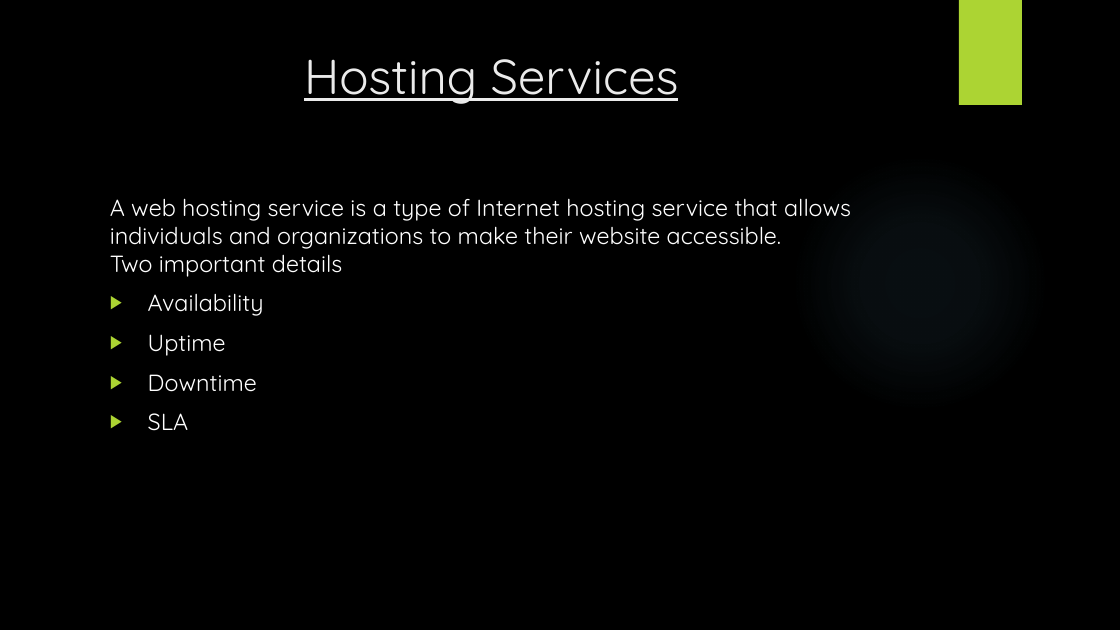
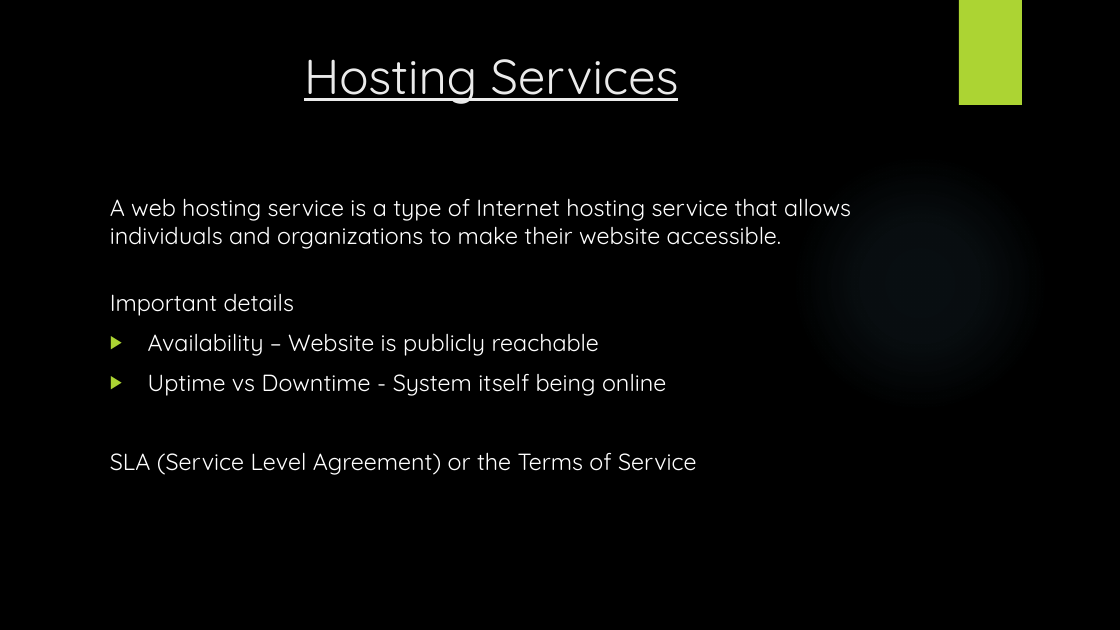
Before and after one commit to SAIT-OOSD-Team4/Group-Project, a slide deck: slide 6 of km3/KM3.pptx (slide 5 before the commit). Drawn at 1120x630 pixels with LibreOffice and Linux fonts; fonts in the diff are those of the drawing; background and template pictures are left out. Boxes give left, top, right and bottom in pixels: in the first picture for what was removed or moved away, otherwise in the second. Text is boxed around its words. In the diff, an @@ line names an element or a change of style, - is before the commit and + after.

Commit message:
Final presentation

```diff
--- a/km3/KM3.pptx
+++ b/km3/KM3.pptx
@@ text at [110, 198, 851, 475]: text changed @@
-A web hosting service is a type of Internet hosting service that allows individuals and organizations to make their website accessible.
-Two important details
-▶ Availability
-▶ Uptime
-▶ Downtime
-▶ SLA
+A web hosting service is a type of Internet hosting service that allows individuals and organizations to make their website accessible.
+Important details
+▶ Availability – Website is publicly reachable
+▶ Uptime vs Downtime - System itself being online
+SLA (Service Level Agreement) or the Terms of Service
```
Also in this commit, not shown: 2 other slides changed, 3 slides added.
